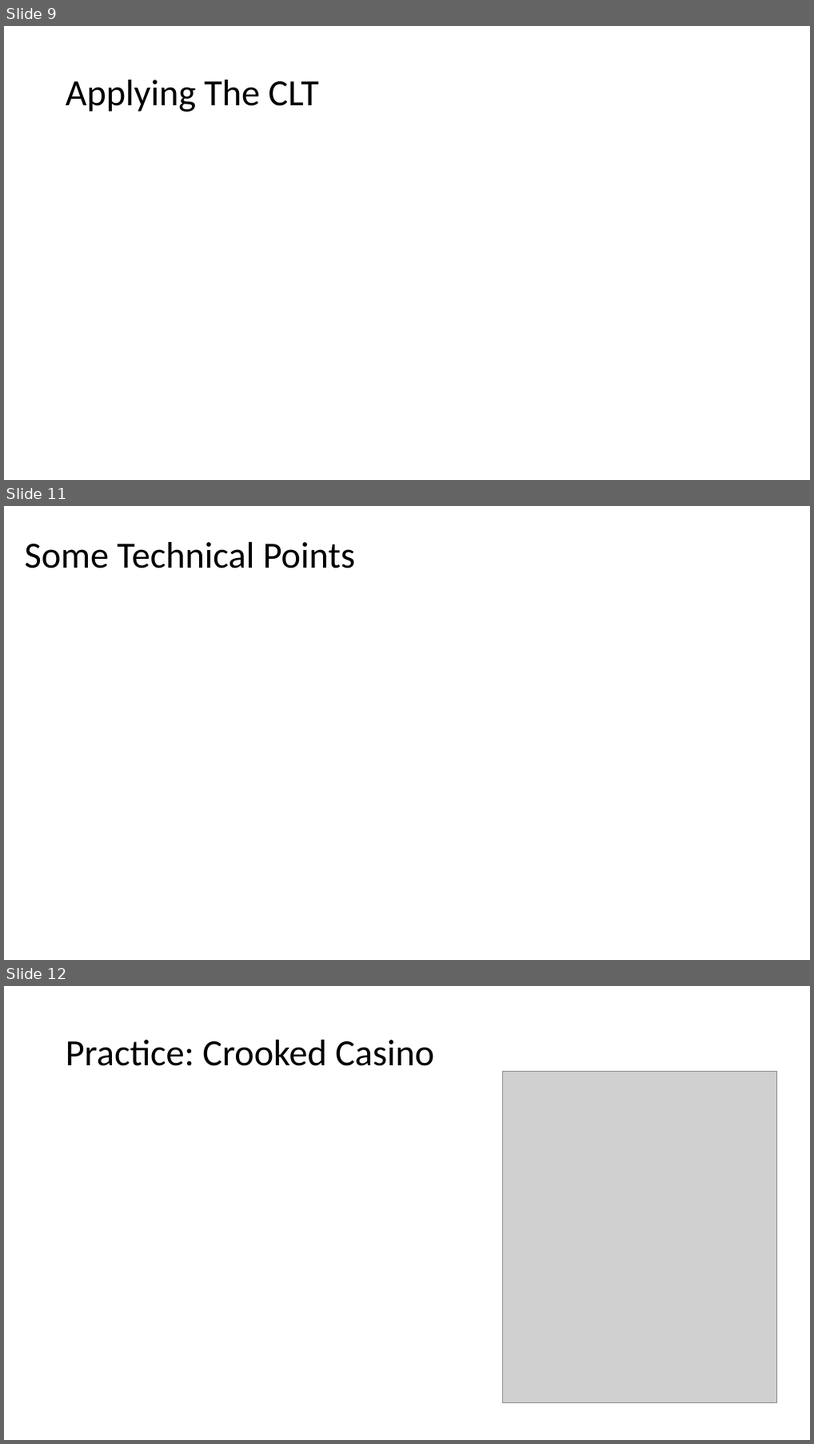
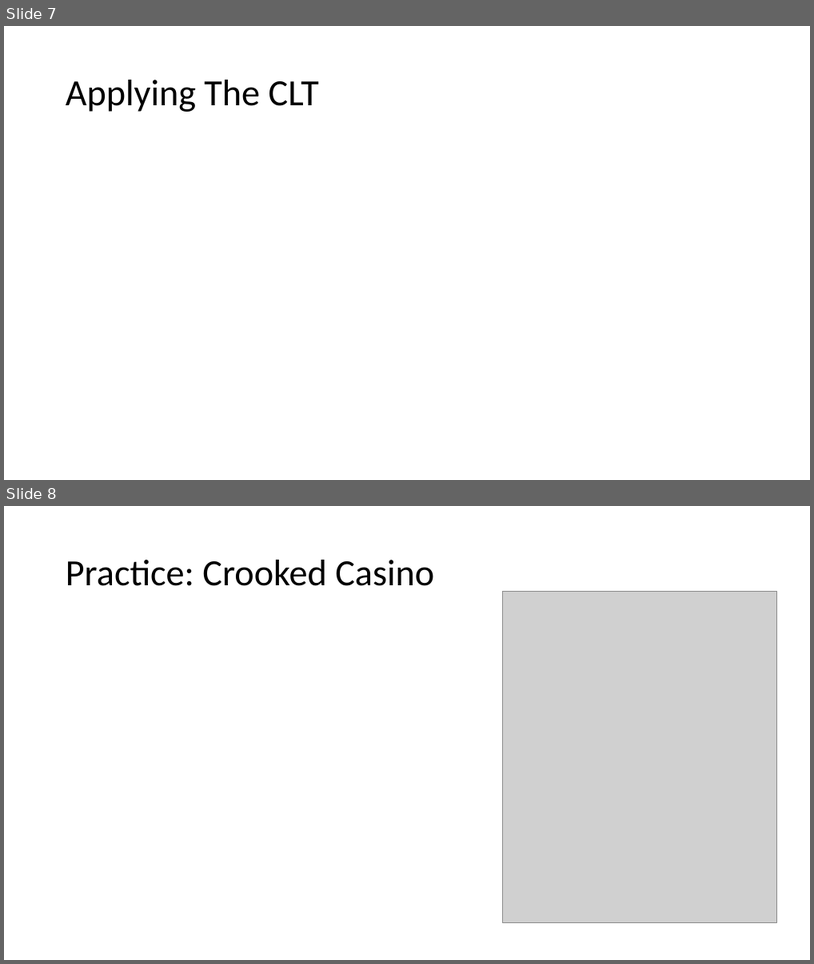
Before and after one commit to Jarred6068/Kvamme_UI_STAT251, a slide deck: docs/lecture_slides/Week 8/Week8_Lecture16_Slides_2_28_2024.pptx. Shown one above the other, each under a label of ours: slides 9, 11 and 12 before the commit, slides 7 and 8 after it; the slides between them are not shown. The pictures are 814x1444 and 814x964 pixels, drawn with LibreOffice and Linux fonts; fonts in the diff are those of the drawing; grey boxes stand for pictures. Boxes give left, top, right and bottom in pixels: in the first picture for what was removed or moved away, otherwise in the second. Text is boxed around its words. In the diff, an @@ line names an element or a change of style, - is before the commit and + after.

```diff
--- a/docs/lecture_slides/Week 8/Week8_Lecture16_Slides_2_28_2024.pptx
+++ b/docs/lecture_slides/Week 8/Week8_Lecture16_Slides_2_28_2024.pptx
@@ slide 11 removed at (4, 506, 810, 960), background #FFFFFF @@
@@ title removed at (25, 542, 355, 568) @@
-Some Technical Points
@@ what was slide 9 is now slide 7 @@
@@ what was slide 12 is now slide 8 @@
```
Also in this commit, not shown: 2 slides changed, 1 slide added, 5 other slides removed, 5 other files.
